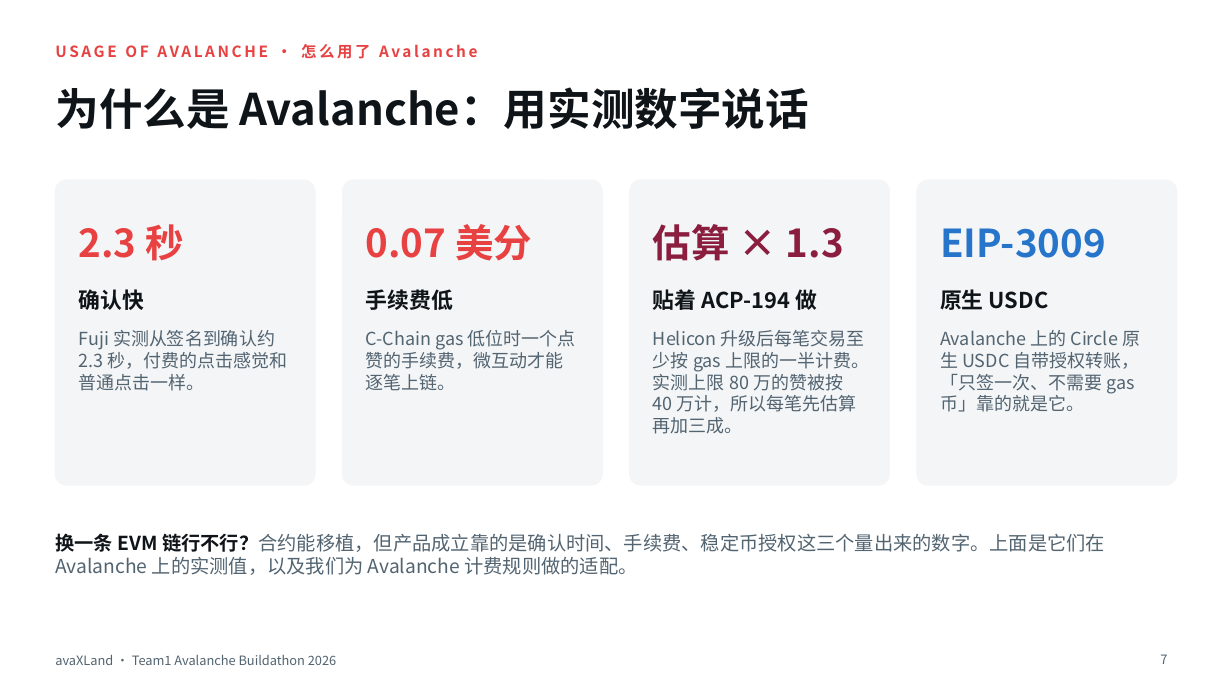
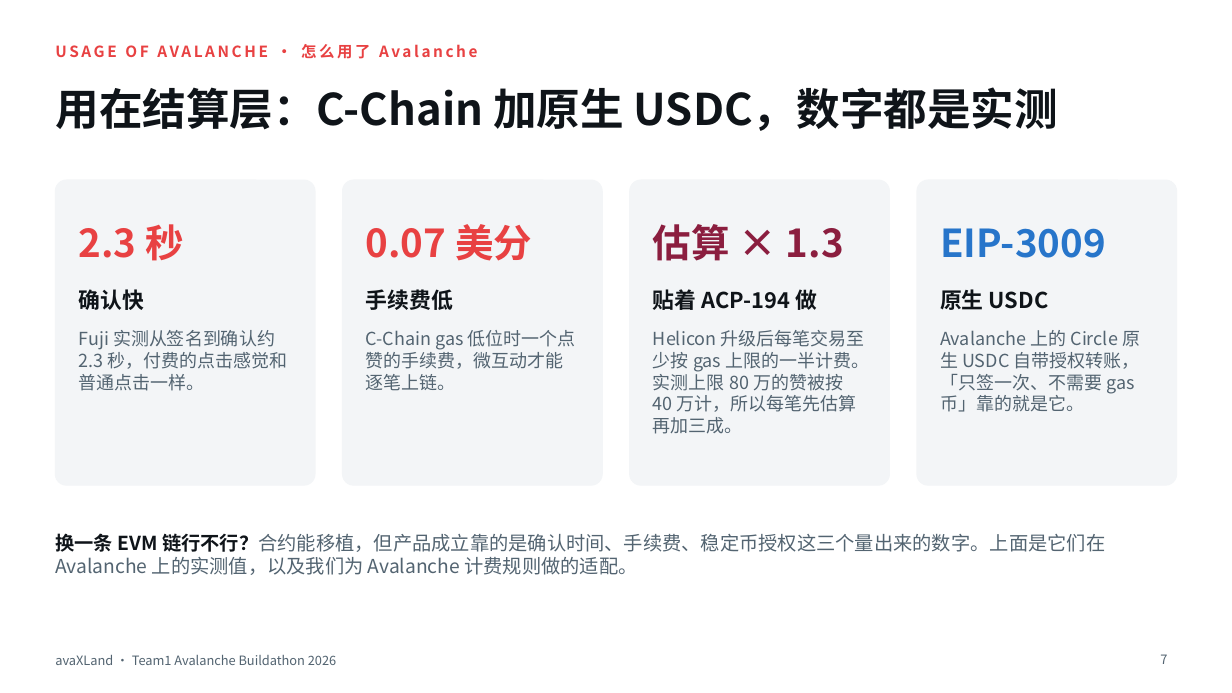
Before and after one commit to dreaifeHebi/avaXLand, a slide deck: slide 7 of docs/pitch/avaXLand-pitch.pptx. Drawn at 1232x693 pixels with LibreOffice and Linux fonts; fonts in the diff are those of the drawing. Boxes give left, top, right and bottom in pixels: in the first picture for what was removed or moved away, otherwise in the second. Text is boxed around its words. In the diff, an @@ line names an element or a change of style, - is before the commit and + after.

```diff
--- a/docs/pitch/avaXLand-pitch.pptx
+++ b/docs/pitch/avaXLand-pitch.pptx
@@ title at <box>55,87,1058,131</box>: text changed @@
-为什么是 Avalanche：用实测数字说话
+用在结算层：C-Chain 加原生 USDC，数字都是实测
```
Also in this commit, not shown: 2 other slides changed, 1 slide added, 1 slide removed, 1 other file.
